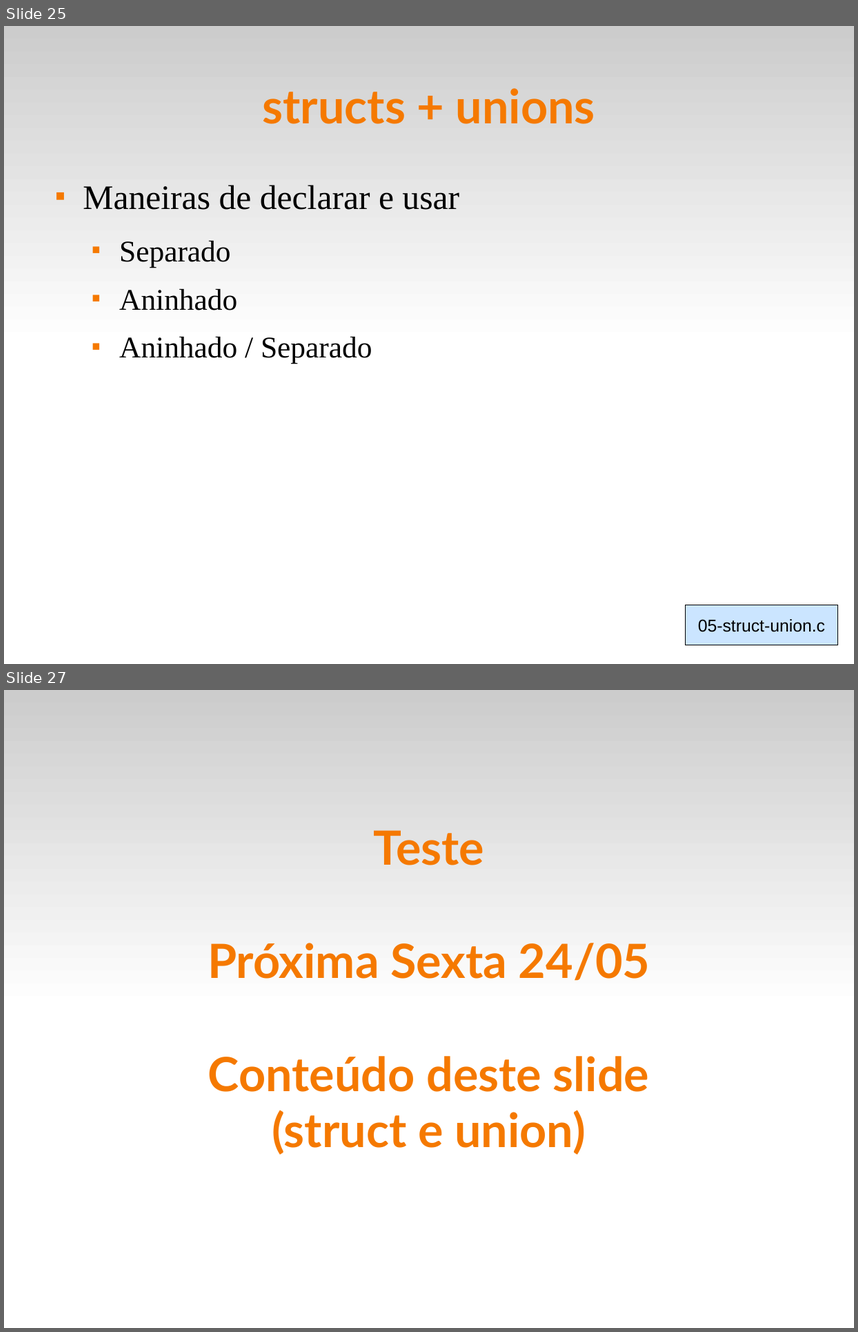
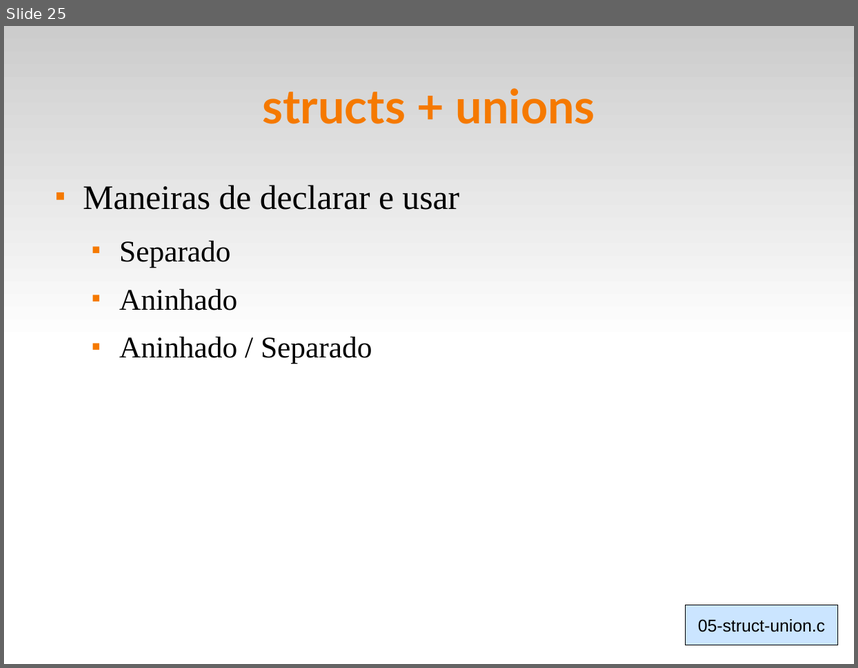
Before and after one commit to fsantanna-uerj/LP1, a slide deck: Slides/lp1-07-compostos.odp. Shown one above the other, each under a label of ours: slides 25 and 27 before the commit, slide 25 after it; the slides between them are not shown. The pictures are 858x1332 and 858x668 pixels, drawn with LibreOffice and Linux fonts; fonts in the diff are those of the drawing. Boxes give left, top, right and bottom in pixels: in the first picture for what was removed or moved away, otherwise in the second. Text is boxed around its words. In the diff, an @@ line names an element or a change of style, - is before the commit and + after.

```diff
--- a/Slides/lp1-07-compostos.odp
+++ b/Slides/lp1-07-compostos.odp
@@ slide 27 removed at bbox=[4, 690, 854, 1328], background #FFFFFF; not listed: 1 template element that a slide beside it also shows @@
@@ title removed at bbox=[208, 830, 650, 1154] @@
-Teste
-Próxima Sexta 24/05
-Conteúdo deste slide
-(struct e union)
```
Also in this commit, not shown: 1 slide changed, 2 slides added, 2 other slides removed, 3 other files.
